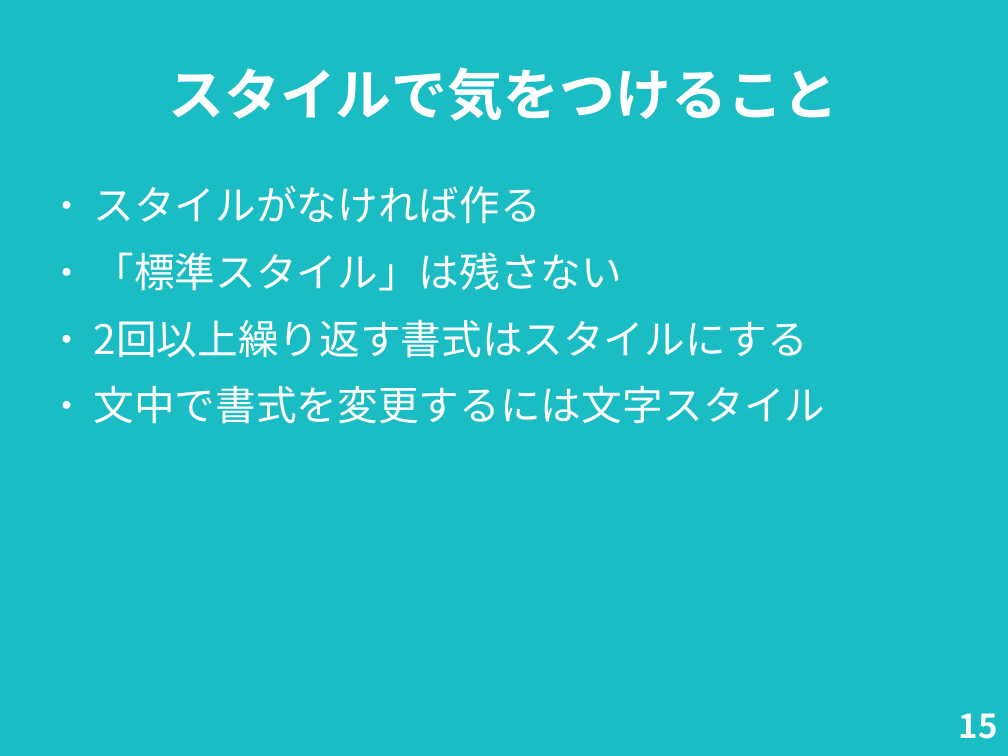
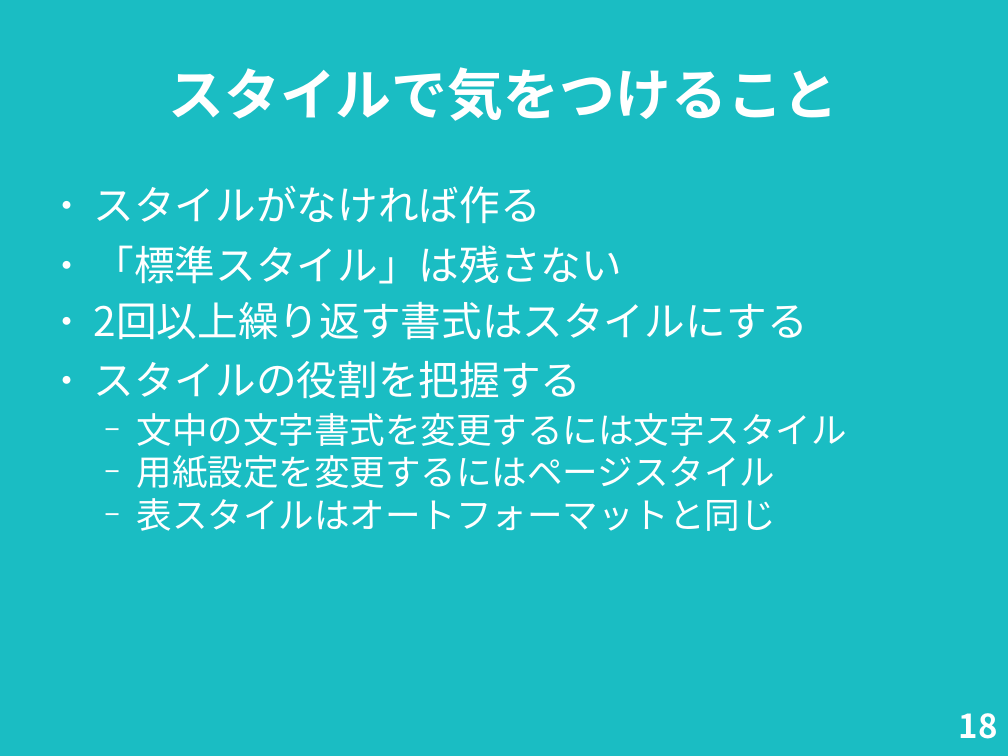
Before and after one commit to nogajun/libreofficekaigi2018-handson, a slide deck: slide 18 of docs/20180512-writer_handson_slide.odp (slide 15 before the commit). Drawn at 1008x756 pixels with LibreOffice and Linux fonts; fonts in the diff are those of the drawing. Boxes give left, top, right and bottom in pixels: in the first picture for what was removed or moved away, otherwise in the second. Text is boxed around its words. In the diff, an @@ line names an element or a change of style, - is before the commit and + after.

```diff
--- a/docs/20180512-writer_handson_slide.odp
+++ b/docs/20180512-writer_handson_slide.odp
@@ text at bbox=[94, 245, 808, 340]: less space between paragraphs @@
@@ text at bbox=[94, 361, 847, 531]: text changed; size 32 to 28 pt @@
-● 文中で書式を変更するには文字スタイル
+● スタイルの役割を把握する
+  − 文中の文字書式を変更するには文字スタイル
+  − 用紙設定を変更するにはページスタイル
+  − 表スタイルはオートフォーマットと同じ
@@ page number at bbox=[959, 713, 998, 739]: text changed @@
-15
+18
```
Also in this commit, not shown: 8 other slides changed, 4 slides added, 1 slide removed, 1 other file.
